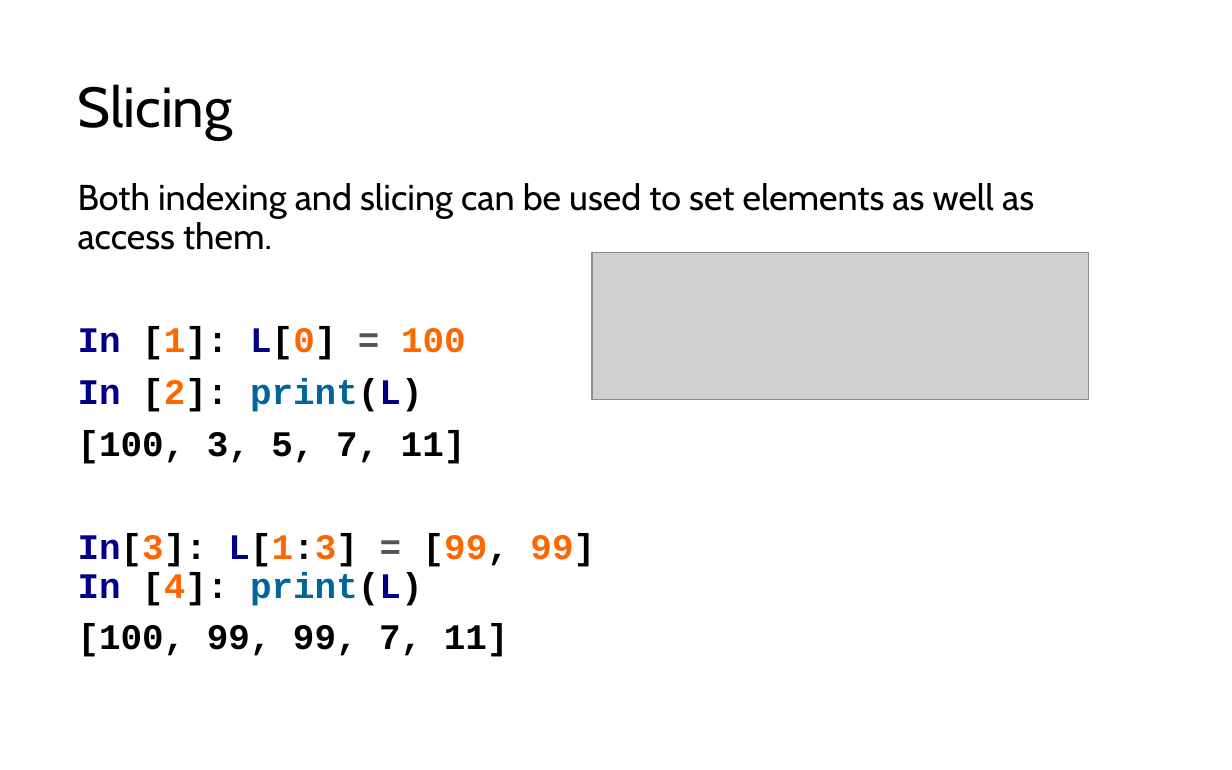
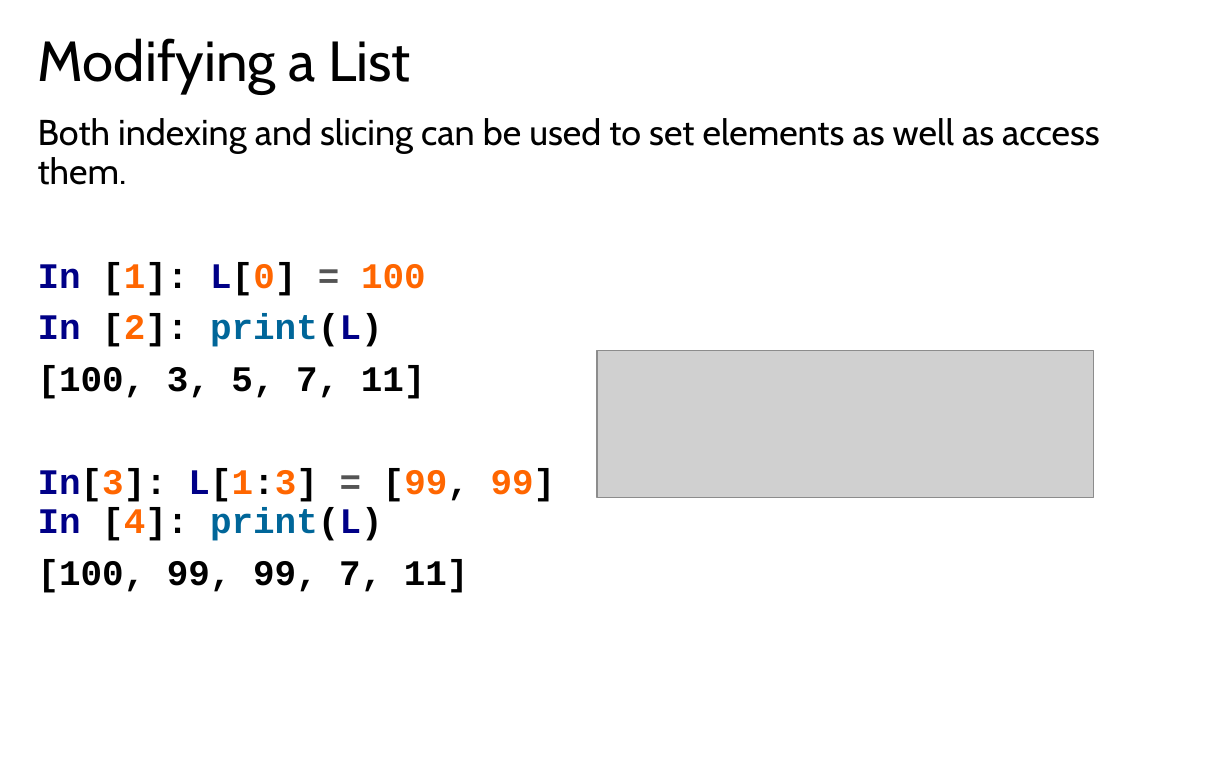
Before and after one commit to LongBaoNguyen/longbaonguyen.github.io, a slide deck: slide 12 of courses/apcsp/lect8.pptx (slide 11 before the commit). Drawn at 1232x770 pixels with LibreOffice and Linux fonts; fonts in the diff are those of the drawing; grey boxes stand for pictures. Boxes give left, top, right and bottom in pixels: in the first picture for what was removed or moved away, otherwise in the second. Text is boxed around its words. In the diff, an @@ line names an element or a change of style, - is before the commit and + after.

```diff
--- a/courses/apcsp/lect8.pptx
+++ b/courses/apcsp/lect8.pptx
@@ title at <box>38,38,411,94</box>: text changed @@
-Slicing
+Modifying a List
@@ text "Both indexing and slicing can ..." rewrapped from <box>78,183,1034,657</box> to <box>38,118,1100,593</box> @@
@@ picture: place and size @@
-picture at <box>591,253,1088,400</box>
+picture at <box>598,350,1094,498</box>
```
Also in this commit, not shown: 28 other slides changed, 1 slide added, 5 other files.
